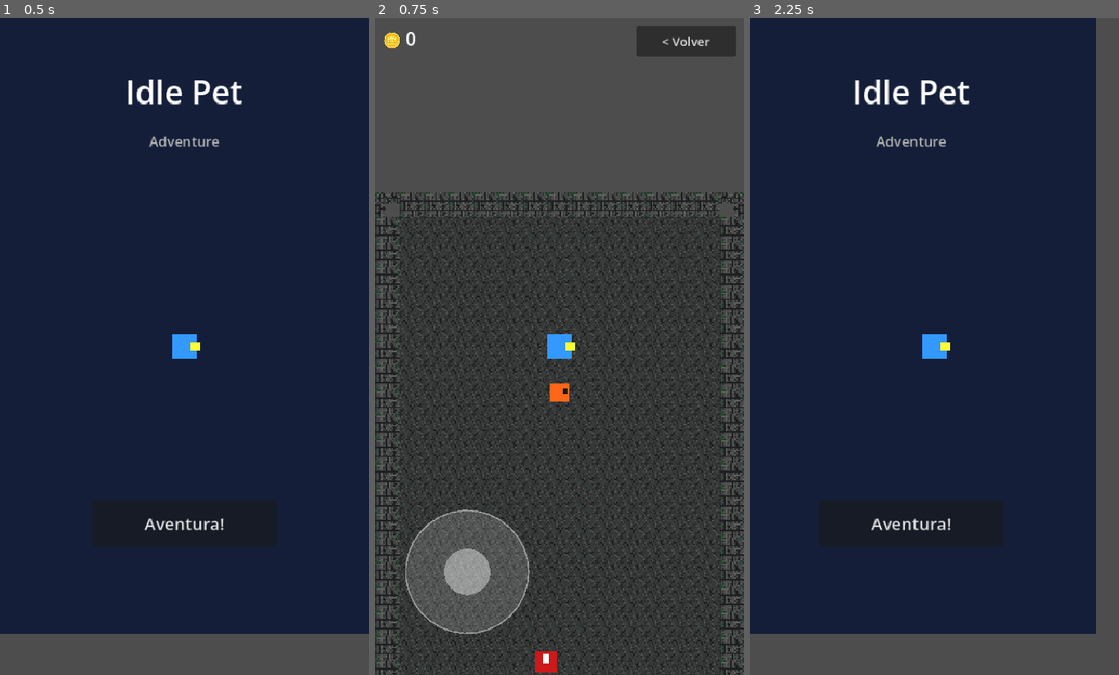
Above: before the commit, frames 1-3 (left to right).
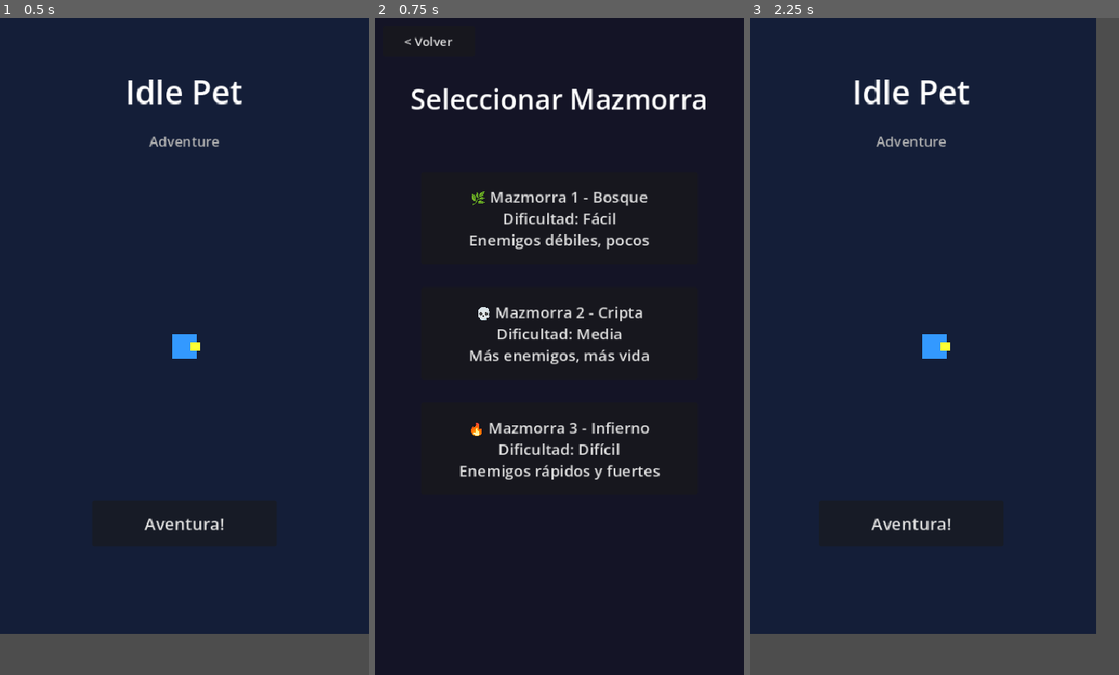
Above: after the commit, the same moments.

Repository: estebo0/idle-pet-game
Game: Godot game, scene res://scenes/Lobby.tscn
Same seed, same stepped clock (60 frames per second), same inputs: the game is played once before the commit and once after it.
Inputs (mouse positions are in pixels of both pictures, inside the frame that each line leads up to):
- Up to frame 1 (0.5 s): no input
- Up to frame 2 (0.75 s): click "Aventura!" at 0.5 s
- Up to frame 3 (2.25 s): click "< Volver" at 1.25 s; tap Enter at 2 s; move the mouse to (1015, 313) at 2.02 s; hold Right (ui_right) from 2.03 s (still down); click (1015, 313) at 2.17 s

Frame 1 is identical in both runs. In frame 2, 83% of the frame differs, in the area x 0-100%, y 0-100%; in frame 3, nothing differs.

Commit message:
Add dungeon selection menu with 3 difficulty levels
- New DungeonSelect scene with buttons for Bosque/Cripta/Infierno
- GameManager stores current_difficulty for dungeon to read
- Lobby now navigates to DungeonSelect instead of directly to Dungeon

Co-Authored-By: Claude Sonnet 4.6 <noreply@anthropic.com>

Diff:
--- /dev/null
+++ b/scenes/DungeonSelect.tscn
@@ -0,0 +1,58 @@
+[gd_scene format=3 uid="uid://far24b5cnei7"]
+
+[ext_resource type="Script" path="res://scripts/DungeonSelect.gd" id="1_ds"]
+
+[node name="DungeonSelect" type="Node2D"]
+script = ExtResource("1_ds")
+
+[node name="Background" type="ColorRect" parent="."]
+offset_left = 0.0
+offset_top = 0.0
+offset_right = 480.0
+offset_bottom = 854.0
+color = Color(0.08, 0.08, 0.15, 1)
+
+[node name="Title" type="Label" parent="."]
+offset_left = 0.0
+offset_top = 80.0
+offset_right = 480.0
+offset_bottom = 140.0
+theme_override_font_sizes/font_size = 36
+horizontal_alignment = 1
+text = "Seleccionar Mazmorra"
+
+[node name="VBoxContainer" type="VBoxContainer" parent="."]
+offset_left = 60.0
+offset_top = 200.0
+offset_right = 420.0
+offset_bottom = 680.0
+theme_override_constants/separation = 30
+
+[node name="Dungeon1" type="Button" parent="VBoxContainer"]
+custom_minimum_size = Vector2(0, 120)
+theme_override_font_sizes/font_size = 20
+text = "🌿 Mazmorra 1 - Bosque
+Dificultad: Fácil
+Enemigos débiles, pocos"
+
+[node name="Dungeon2" type="Button" parent="VBoxContainer"]
+custom_minimum_size = Vector2(0, 120)
+theme_override_font_sizes/font_size = 20
+text = "💀 Mazmorra 2 - Cripta
+Dificultad: Media
+Más enemigos, más vida"
+
+[node name="Dungeon3" type="Button" parent="VBoxContainer"]
+custom_minimum_size = Vector2(0, 120)
+theme_override_font_sizes/font_size = 20
+text = "🔥 Mazmorra 3 - Infierno
+Dificultad: Difícil
+Enemigos rápidos y fuertes"
+
+[node name="BackButton" type="Button" parent="."]
+offset_left = 10.0
+offset_top = 10.0
+offset_right = 130.0
+offset_bottom = 50.0
+theme_override_font_sizes/font_size = 16
+text = "< Volver"
--- a/scripts/Dungeon.gd
+++ b/scripts/Dungeon.gd
@@ -3,7 +3,7 @@
 @export var difficulty: int = 1
 
 func _ready() -> void:
-	$EnemySpawner.difficulty = difficulty
+	$EnemySpawner.difficulty = GameManager.current_difficulty
 	$HUD/BackButton.pressed.connect(_on_back_pressed)
 	GameManager.coins_changed.connect(_on_coins_changed)
 	$HUD/CoinLabel.text = "🪙 %d" % GameManager.coins
--- /dev/null
+++ b/scripts/DungeonSelect.gd
@@ -0,0 +1,22 @@
+extends Node2D
+
+func _ready() -> void:
+	$BackButton.pressed.connect(_on_back_pressed)
+	$VBoxContainer/Dungeon1.pressed.connect(_on_dungeon1_pressed)
+	$VBoxContainer/Dungeon2.pressed.connect(_on_dungeon2_pressed)
+	$VBoxContainer/Dungeon3.pressed.connect(_on_dungeon3_pressed)
+
+func _on_back_pressed() -> void:
+	get_tree().change_scene_to_file("res://scenes/Lobby.tscn")
+
+func _on_dungeon1_pressed() -> void:
+	GameManager.current_difficulty = 1
+	get_tree().change_scene_to_file("res://scenes/Dungeon.tscn")
+
+func _on_dungeon2_pressed() -> void:
+	GameManager.current_difficulty = 2
+	get_tree().change_scene_to_file("res://scenes/Dungeon.tscn")
+
+func _on_dungeon3_pressed() -> void:
+	GameManager.current_difficulty = 3
+	get_tree().change_scene_to_file("res://scenes/Dungeon.tscn")
--- a/scripts/GameManager.gd
+++ b/scripts/GameManager.gd
@@ -3,6 +3,7 @@
 signal coins_changed(total: int)
 
 var coins: int = 0
+var current_difficulty: int = 1
 
 func add_coins(amount: int) -> void:
 	coins += amount
--- a/scripts/Lobby.gd
+++ b/scripts/Lobby.gd
@@ -4,4 +4,4 @@
 	$EnterButton.pressed.connect(_on_enter_pressed)
 
 func _on_enter_pressed() -> void:
-	get_tree().change_scene_to_file("res://scenes/Dungeon.tscn")
+	get_tree().change_scene_to_file("res://scenes/DungeonSelect.tscn")
